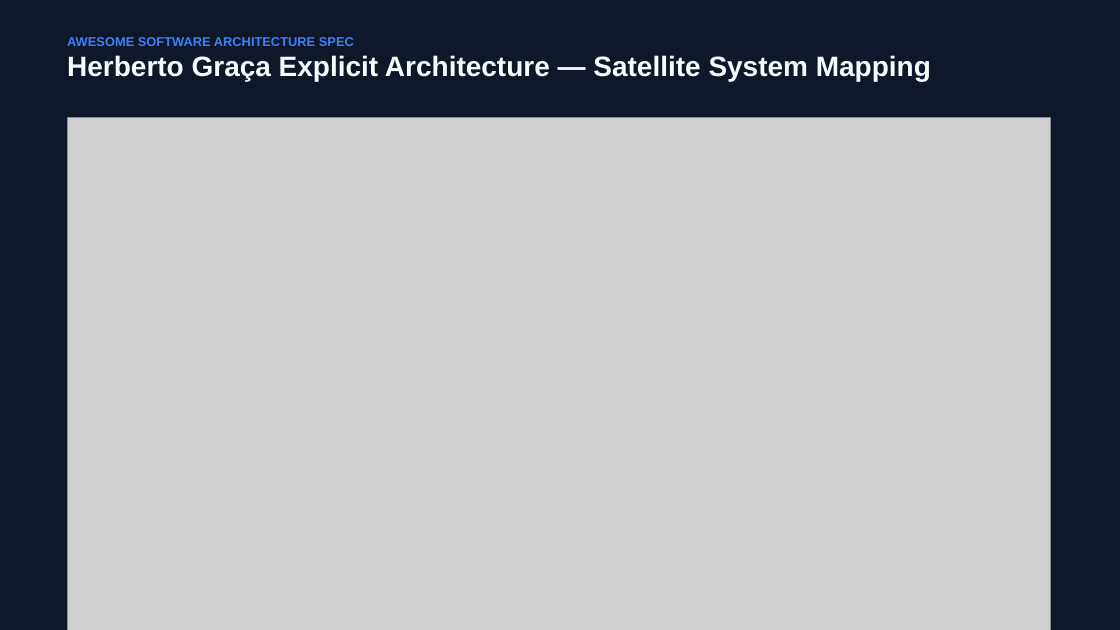
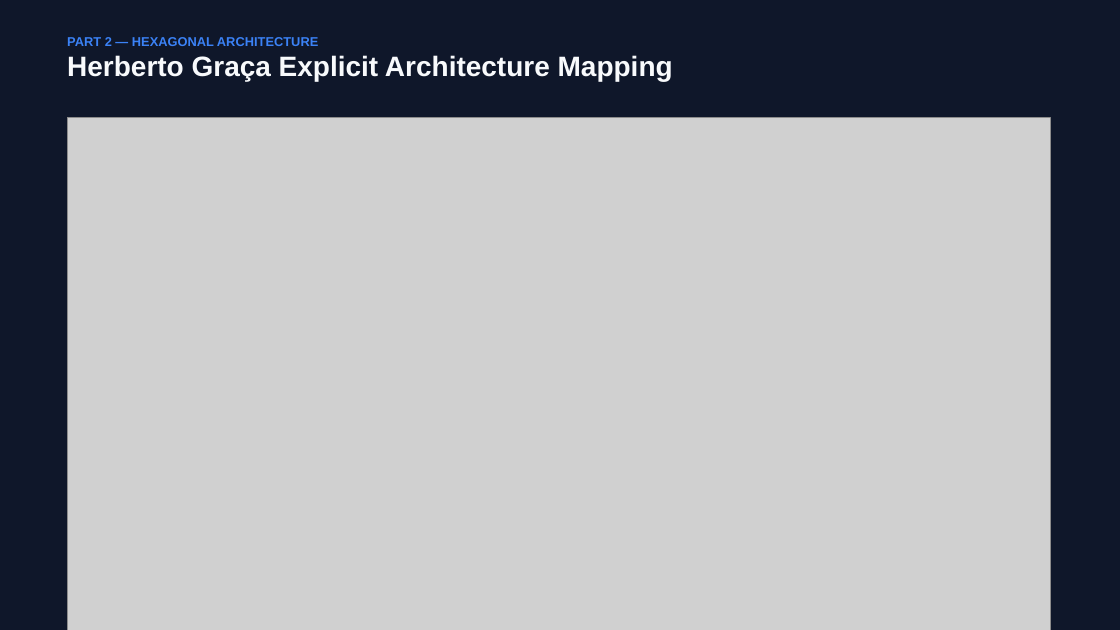
Before and after one commit to hykuBipin/DDD_HEXAGONAL_ARCHUNIT_NEW, a slide deck: slide 9 of Satellite_Architecture_DDD_Hexagonal_ArchUnit.pptx (slide 2 before the commit). Drawn at 1120x630 pixels with LibreOffice and Linux fonts; fonts in the diff are those of the drawing; grey boxes stand for pictures. Boxes give left, top, right and bottom in pixels: in the first picture for what was removed or moved away, otherwise in the second. Text is boxed around its words. In the diff, an @@ line names an element or a change of style, - is before the commit and + after.

Commit message:
docs: add 14-slide presentation deck and comprehensive What/Why/Components/Implementation/Challenges breakdown for DDD, Hexagonal, and ArchUnit

```diff
--- a/Satellite_Architecture_DDD_Hexagonal_ArchUnit.pptx
+++ b/Satellite_Architecture_DDD_Hexagonal_ArchUnit.pptx
@@ text at (x1=67, y1=37, x2=673, y2=82): text changed @@
-AWESOME SOFTWARE ARCHITECTURE SPEC
-Herberto Graça Explicit Architecture — Satellite System Mapping
+PART 2 — HEXAGONAL ARCHITECTURE
+Herberto Graça Explicit Architecture Mapping
```
Also in this commit, not shown: 3 other slides changed, 10 slides added, 3 slides removed, 2 other files.
